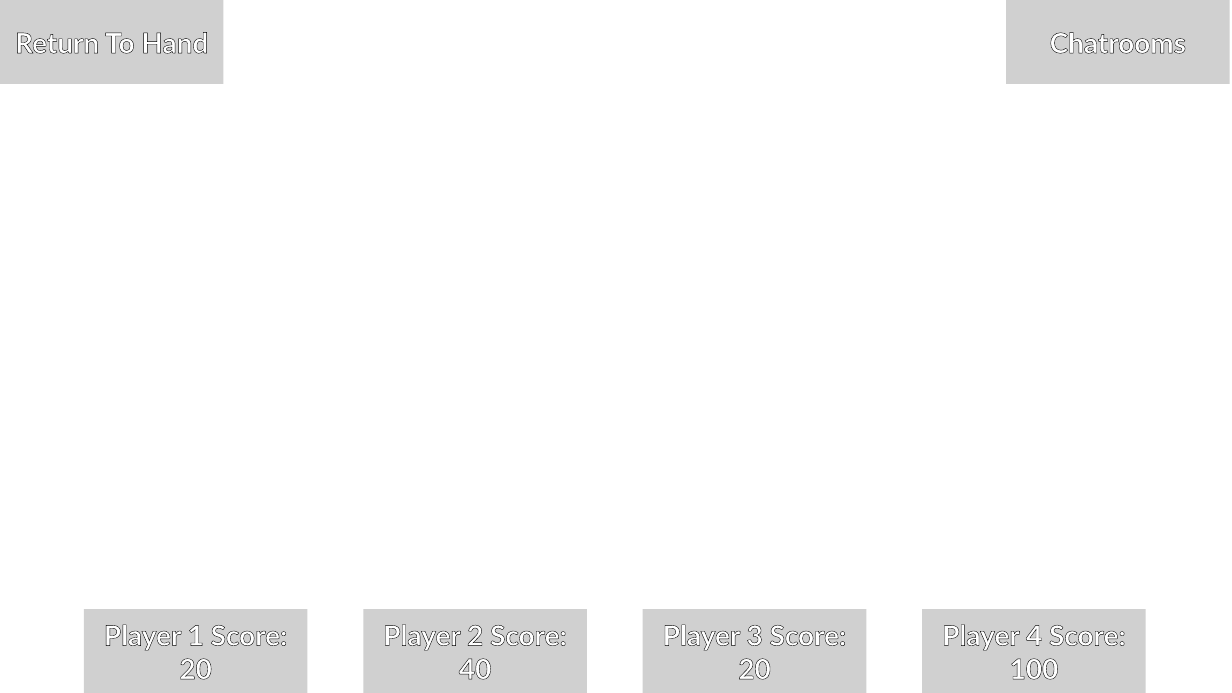
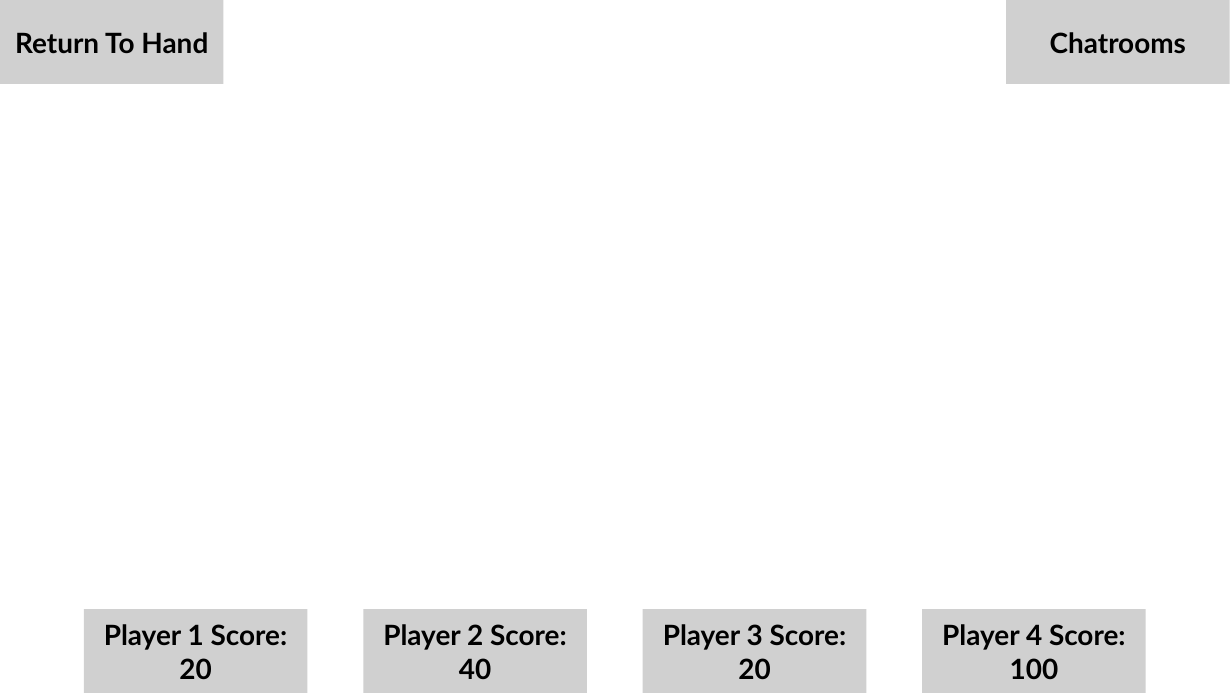
Before and after one commit to NyaaDoodle/card-game-simulator, a slide deck: slide 5 of Documents/Proposal Screen Sketches.odp. Drawn at 1232x693 pixels with LibreOffice and Linux fonts; fonts in the diff are those of the drawing; grey boxes stand for pictures; background and template pictures are left out. Boxes give left, top, right and bottom in pixels: in the first picture for what was removed or moved away, otherwise in the second. Text is boxed around its words. In the diff, an @@ line names an element or a change of style, - is before the commit and + after.

```diff
--- a/Documents/Proposal Screen Sketches.odp
+++ b/Documents/Proposal Screen Sketches.odp
@@ text colour #FFFFFF to #000000, letter outline #000000 0.75 pt to none in 6 elements at (0,0,224,84), (84,609,307,693), (363,609,587,693), (643,609,866,693), (922,609,1146,693), (1006,0,1230,84) @@
```
Also in this commit, not shown: 3 other files.
